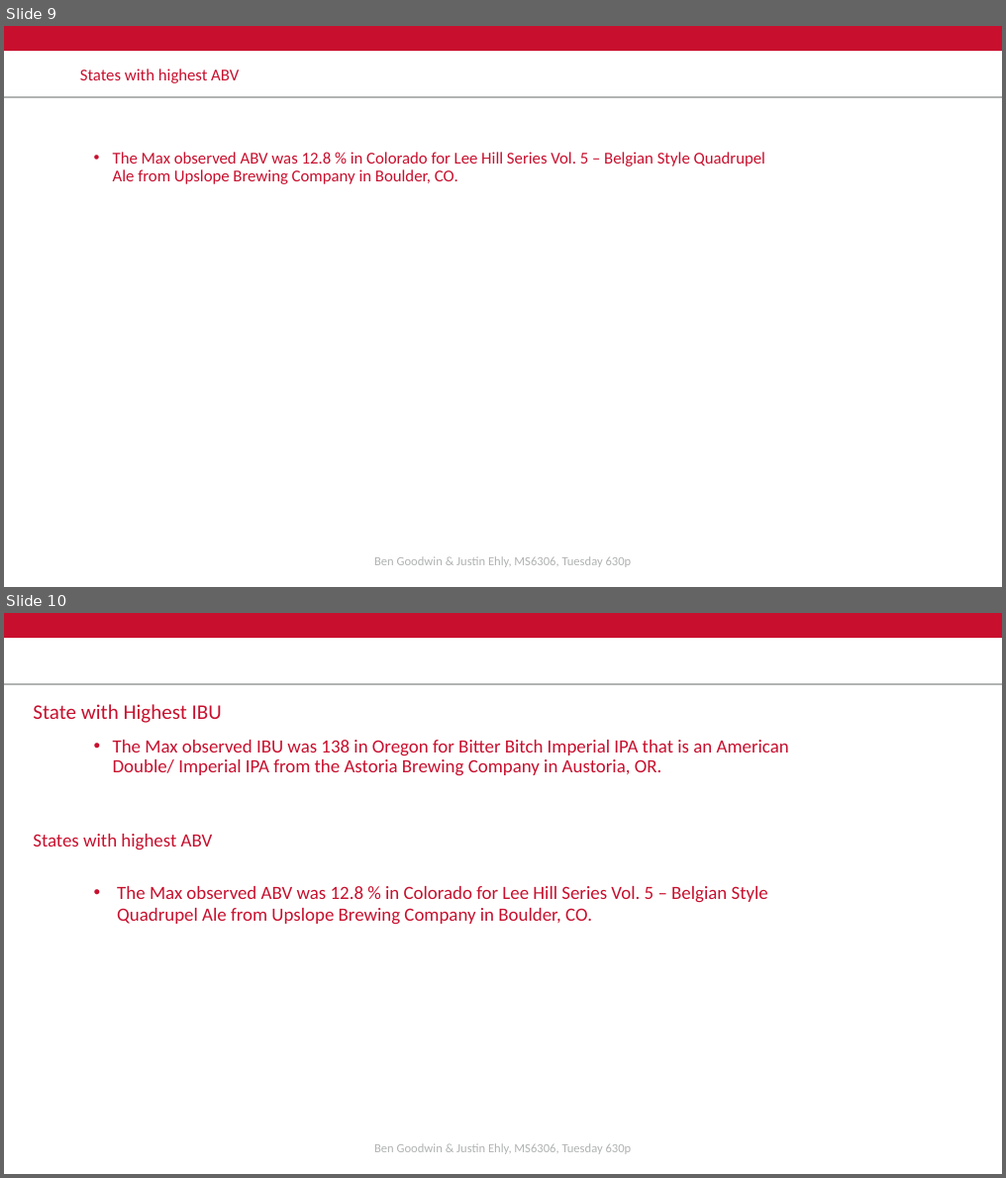
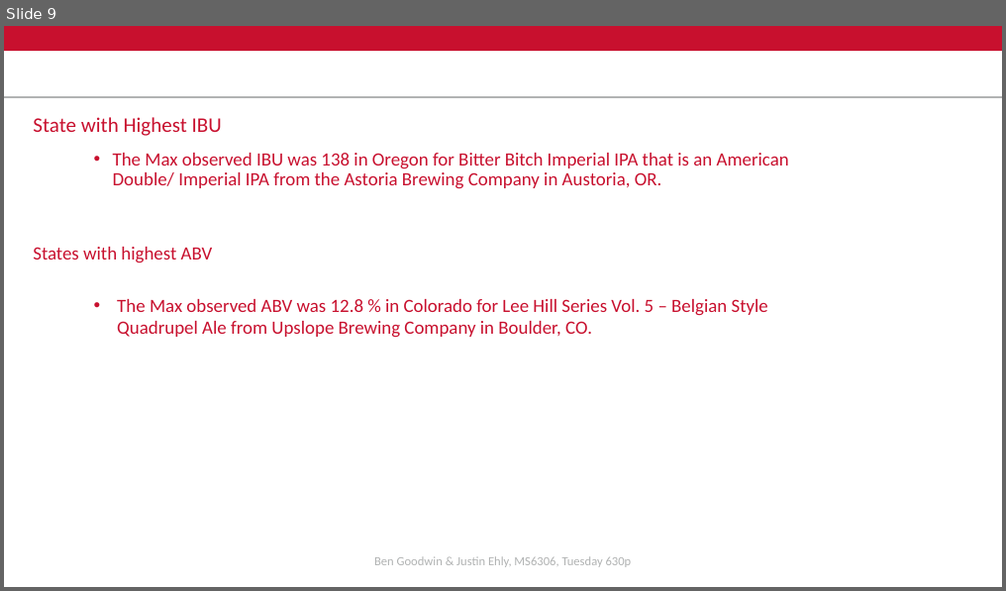
Before and after one commit to bgoodwinSMU/MSDS6306, a slide deck: CaseStudy1/project_files/Budweiser Case Study_tuesday_draft.pptx. Shown one above the other, each under a label of ours: slides 9 and 10 before the commit, slide 9 after it. The pictures are 1006x1178 and 1006x591 pixels, drawn with LibreOffice and Linux fonts; fonts in the diff are those of the drawing; background and template pictures are left out. Boxes give left, top, right and bottom in pixels: in the first picture for what was removed or moved away, otherwise in the second. Text is boxed around its words. In the diff, an @@ line names an element or a change of style, - is before the commit and + after.

```diff
--- a/CaseStudy1/project_files/Budweiser Case Study_tuesday_draft.pptx
+++ b/CaseStudy1/project_files/Budweiser Case Study_tuesday_draft.pptx
@@ slide 9 removed at box(4, 26, 1002, 587), background #FFFFFF; not listed: 2 template elements that a slide beside it also shows @@
@@ title removed at box(80, 69, 239, 83) @@
-States with highest ABV
@@ text removed at box(113, 152, 765, 184) @@
-• The Max observed ABV was 12.8 % in Colorado for Lee Hill Series Vol. 5 – Belgian Style Quadrupel Ale from Upslope Brewing Company in Boulder, CO.
@@ text removed at box(374, 557, 632, 568) @@
-Ben Goodwin & Justin Ehly, MS6306, Tuesday 630p
@@ what was slide 10 is now slide 9 @@
```
Also in this commit, not shown: 1 slide changed, 2 other slides removed.
